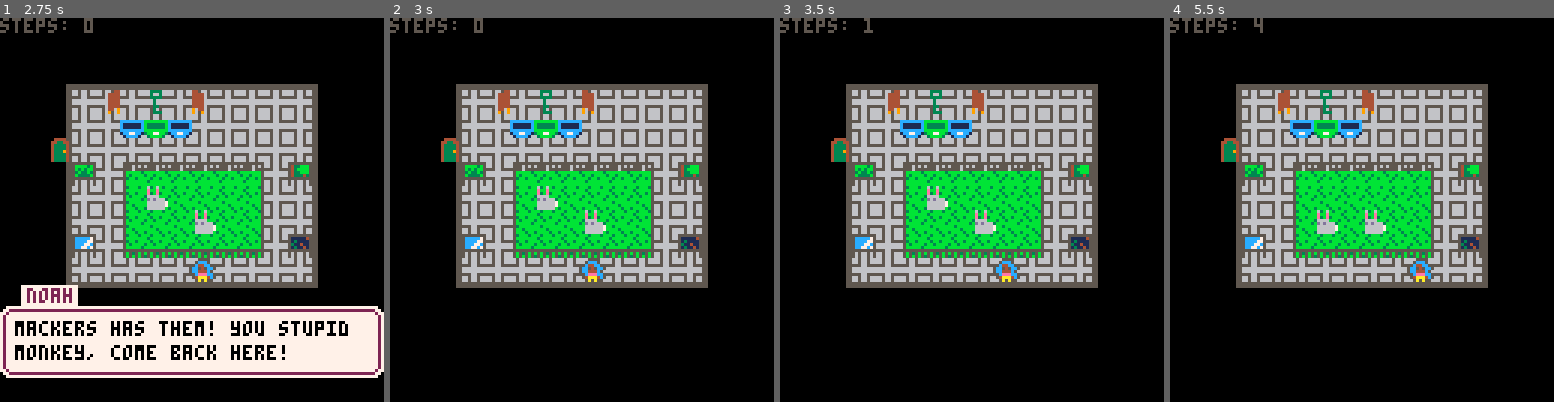
Above: before the commit, frames 1-4 (left to right).
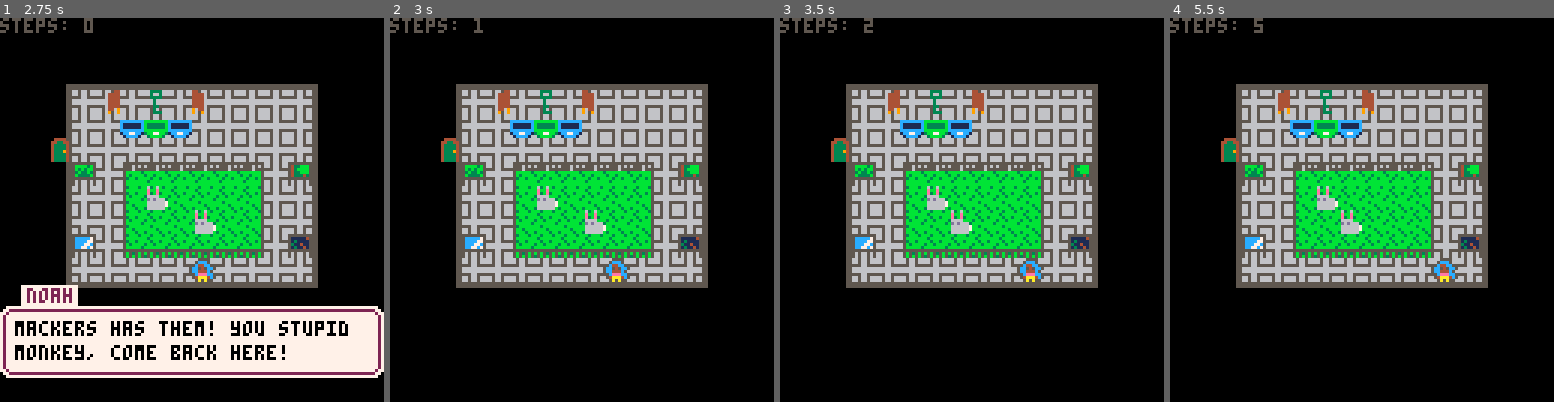
Above: after the commit, the same moments.

Repository: avalkyrie/zoo-game
Game: PICO-8 cartridge zoo.p8
Same seed, same stepped clock (60 frames per second), same inputs: the game is played once before the commit and once after it.
Inputs:
- Up to frame 1 (2.75 s): tap O (Z key) at 0.33, 0.7, 1.43, 2.22 s; tap X (X key) at 1.07, 2.07, 2.4, 2.73 s; hold Left 1.97-2.37 s; hold Down from 2.42 s (still down)
- Up to frame 2 (3 s): release Down at 2.82 s; hold Right from 2.87 s (still down)
- Up to frame 3 (3.5 s): keep holding Right; tap X (X key) at 3.07, 3.4 s; tap O (Z key) at 3.1 s
- Up to frame 4 (5.5 s): release Right at 3.53 s; hold Up 3.58-4.08 s; tap X (X key) every 0.33 s from 3.73 to 5.4 s; tap O (Z key) at 3.98, 4.87 s; hold Right 4.13-4.53 s; hold Down 4.58-5.08 s; hold Left from 5.13 s (still down)

Frame 1 is identical in both runs. In frame 2, 0.6% of the frame differs, in the area x 21-63%, y 0-69%; in frame 3, 1.0%; in frame 4, 1.5%, in the area x 21-75%, y 0-69%.

Commit message:
Fix bug where picking up a key cost a turn due to dialog boxes.

Diff:
--- a/zoo.p8
+++ b/zoo.p8
@@ -610,10 +610,11 @@
 --		if (state.phase == outrophase and dialog[outrophase] == nil) state.phase = gamephase
 --		if (state.phase == keyitemphase and dialog[keyitemphase] == nil) state.phase = gamephase
 
-		return
-	end
-
-	if (state.menu != game) return
+
+	end
+
+
+	if (state.phase != gamephase) return
 
 	if (state.menu == endmenu) then
 		-- z/x to reset?
